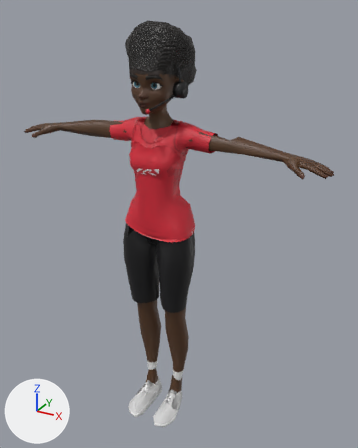
A saved change to the FBX model art/cast/export/looks/player_f_perp/player_f_perp.fbx.
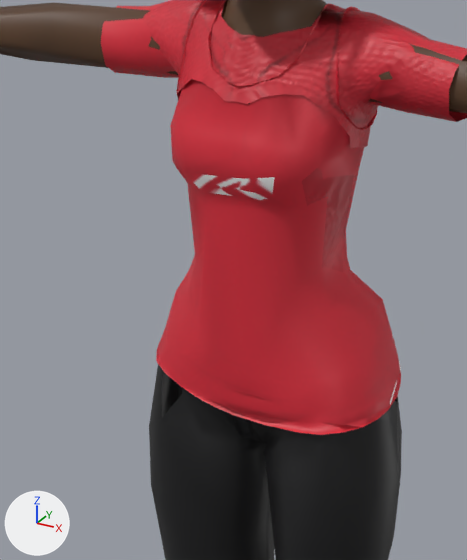
There are two pictures of each version: one whole from a camera (50 mm lens) standing at (1.008, -1.68, 1.818) and looking at (0.059, 0.046, 0.955), one close up on the part from 23% to 60% of the width and 26% to 62% of the height. The lights are fixed; the arrows at lower left show +X, +Y and +Z. The last two pictures show the newer version. Objects named as collision shapes, trigger or cutter boxes, shadow casters or lower levels of detail are left out.

Objects in the first close-up: 'player_f_perp_LOD0'.
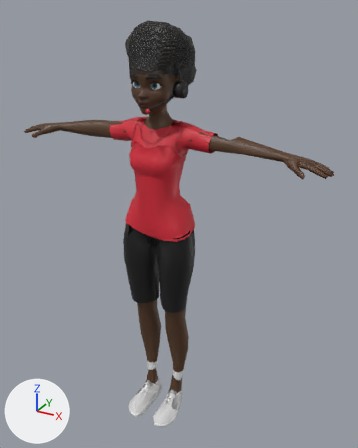
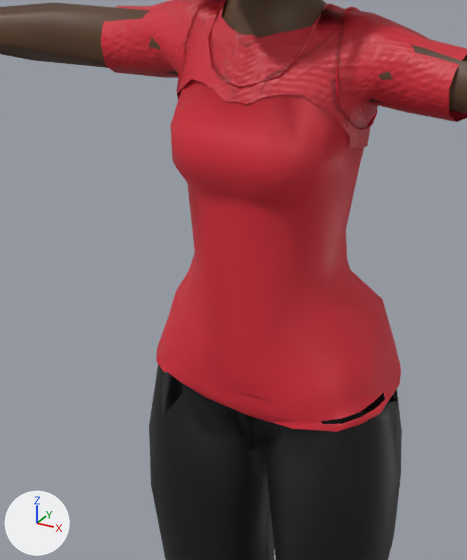
Edits to the bpy script that builds the scene:
```text
Change me_player_f_perp_lod0:
    used by ob_player_f_perp_lod0; location = (0.0, 0.0, 0.0)
    remove me_player_f_perp_lod0.from_pydata(...)  # 3181 vertices, 5422 faces; spans x -0.7..0.7, y -0.19..0.14, z 0.0..1.77
    add me_player_f_perp_lod0.from_pydata(...)  # 3183 vertices, 5421 faces; spans x -0.7..0.7, y -0.19..0.14, z 0.0..1.77
    me_player_f_perp_lod0 part 1
    25 vertices are removed from x -0.12..0.16, y -0.11..0.08, z 0.94..1.39
    217 faces are deleted
    19 vertices move within x -0.14..0.15, y -0.15..0.08, z 0.94..1.68
    27 vertices are added at x -0.14..0.16, y -0.11..0.08, z 0.95..1.39
    216 new faces join them
    me_player_f_perp_lod0 part 2: 485 kept faces spanning x -0.23..0.23, y -0.12..0.09, z 0.95..1.7 get new texture (UV) coordinates
    other edits to the shape of me_player_f_perp_lod0 do not show in these pictures
```

Where the change shows, as pixel boxes (x1, y1, x2, y2) in the close-ups (467 x 560 px; the box of a moved part takes in the faces that stretch with it):
part 1 of me_player_f_perp_lod0, moved or reshaped
    before: (156, 148, 401, 435)
    after: (156, 148, 401, 432)
part 2 of me_player_f_perp_lod0, surface changed
    both: (105, 4, 454, 421)
